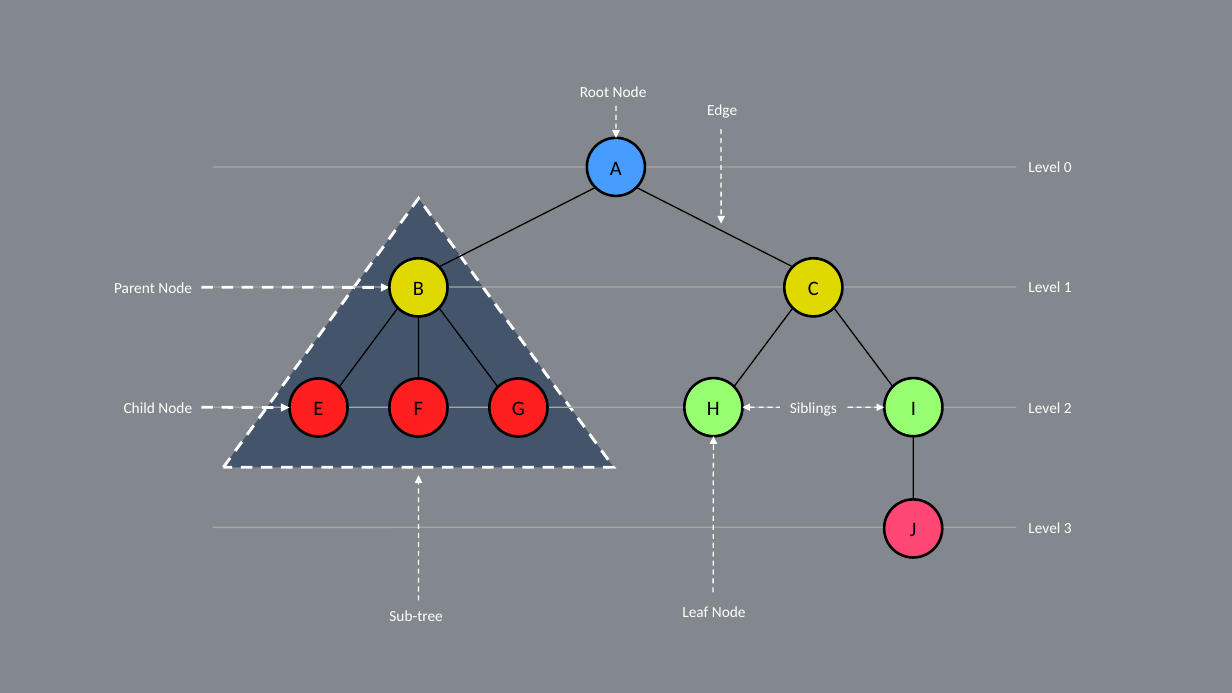
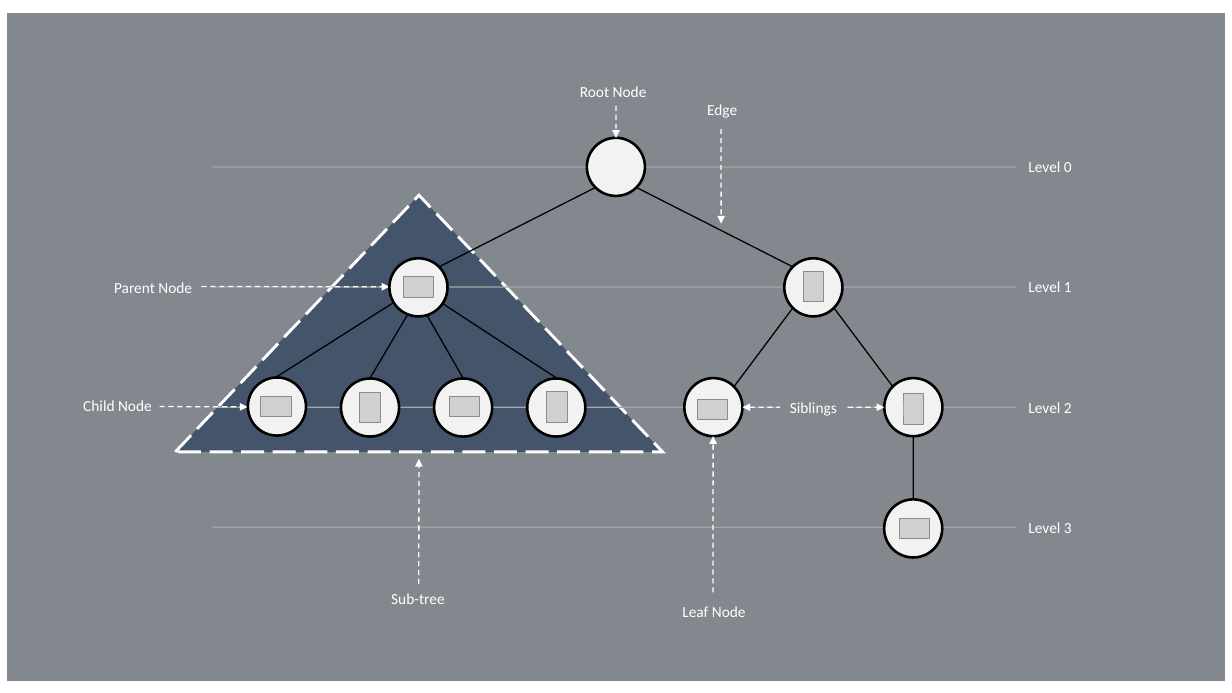
Before and after one commit to addacub/Svelte-Wasm-Rust-Dfsolver, a slide deck: slide 1 of svelte-app/src/lib/assets/Tree Graph Diagram.pptx. Drawn at 1232x693 pixels with LibreOffice and Linux fonts; fonts in the diff are those of the drawing; grey boxes stand for pictures. Boxes give left, top, right and bottom in pixels: in the first picture for what was removed or moved away, otherwise in the second. Text is boxed around its words. In the diff, an @@ line names an element or a change of style, - is before the commit and + after.

```diff
--- a/svelte-app/src/lib/assets/Tree Graph Diagram.pptx
+++ b/svelte-app/src/lib/assets/Tree Graph Diagram.pptx
@@ background #83888E to #FFFFFF @@
@@ rectangle: place and size @@
-rectangle at <box>70,34,1186,665</box>
+rectangle at <box>8,15,1224,680</box>
@@ ellipse at <box>586,138,645,196</box>: fill #479DFF to #F2F2F2 @@
@@ text in ellipse at <box>610,162,622,175</box>: text removed @@
-A
@@ triangle: place and size @@
-triangle at <box>223,199,613,467</box>
+triangle at <box>175,195,662,452</box>
@@ ellipse at <box>389,259,447,317</box>: fill #E0D900 to #F2F2F2 @@
@@ ellipse at <box>784,259,842,317</box>: fill #E0D900 to #F2F2F2 @@
@@ freeform shape at <box>201,286,389,286</box>: outline #FFFFFF 2.25 pt dashed to #FFFFFF 1 pt dashed; outline redrawn @@
@@ text in ellipse at <box>413,282,424,295</box>: text removed @@
-B
@@ text in ellipse at <box>808,281,819,295</box>: text removed @@
-C
@@ line moved from (398, 308) - (339, 387) to (393, 303) - (276, 377) @@
@@ line moved from (418, 317) - (418, 379) to (407, 314) - (370, 378) @@
@@ line moved from (439, 308) - (498, 387) to (443, 304) - (557, 379) @@
@@ fill #FF1F1F to #F2F2F2 in 3 elements at <box>527,379,586,437</box>, <box>434,379,492,437</box>, <box>341,379,399,437</box> @@
@@ ellipse: place and size @@
-ellipse at <box>289,379,347,437</box>
+ellipse at <box>341,379,399,437</box>
@@ ellipse: place and size @@
-ellipse at <box>389,379,447,437</box>
+ellipse at <box>434,379,492,437</box>
@@ ellipse: place and size @@
-ellipse at <box>489,379,548,437</box>
+ellipse at <box>527,379,586,437</box>
@@ ellipse at <box>684,378,743,436</box>: fill #97FE71 to #F2F2F2 @@
@@ ellipse at <box>884,378,942,436</box>: fill #97FE71 to #F2F2F2 @@
@@ text "Child Node": place and size @@
-text "Child Node" at <box>124,402,192,413</box>
+text "Child Node" at <box>83,400,152,411</box>
@@ freeform shape: place and size @@
-freeform shape at <box>201,407,289,407</box>
+freeform shape at <box>160,406,248,406</box>
@@ freeform shape at <box>160,406,248,406</box>: outline #FFFFFF 2.25 pt dashed to #FFFFFF 1 pt dashed @@
@@ text in ellipse at <box>313,402,323,415</box>: text removed @@
-E
@@ text in ellipse at <box>414,402,423,415</box>: text removed @@
-F
@@ text in ellipse at <box>512,401,525,415</box>: text removed @@
-G
@@ text in ellipse at <box>707,402,720,415</box>: text removed @@
-H
@@ text in ellipse at <box>911,402,916,415</box>: text removed @@
-I
@@ freeform shape: place and size @@
-freeform shape at <box>418,475,418,599</box>
+freeform shape at <box>418,459,418,584</box>
@@ ellipse at <box>884,499,942,557</box>: fill #FF4775 to #F2F2F2 @@
@@ group added at <box>248,271,929,538</box>: 9 pictures, 1 ellipse, 1 line @@
@@ text in ellipse at <box>910,523,917,536</box>: text removed @@
-J
@@ text "Sub-tree": place and size @@
-text "Sub-tree" at <box>389,610,442,621</box>
+text "Sub-tree" at <box>391,593,444,604</box>
```
Also in this commit, not shown: 22 other files.
